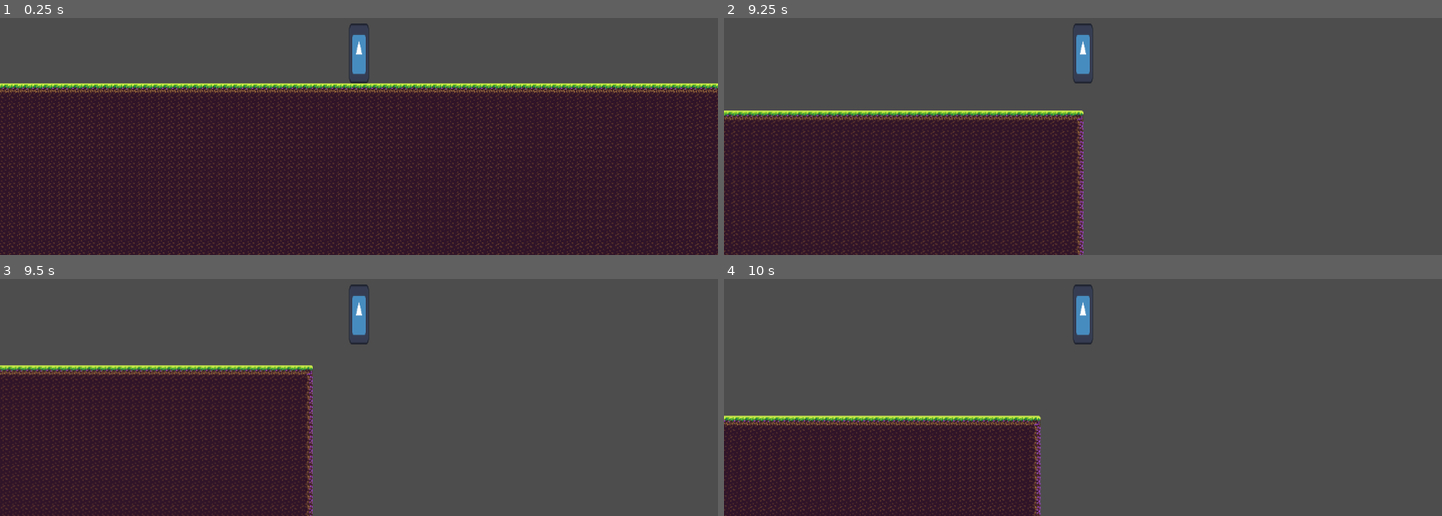
Above: before the commit, frames 1-4 (two rows, left to right).
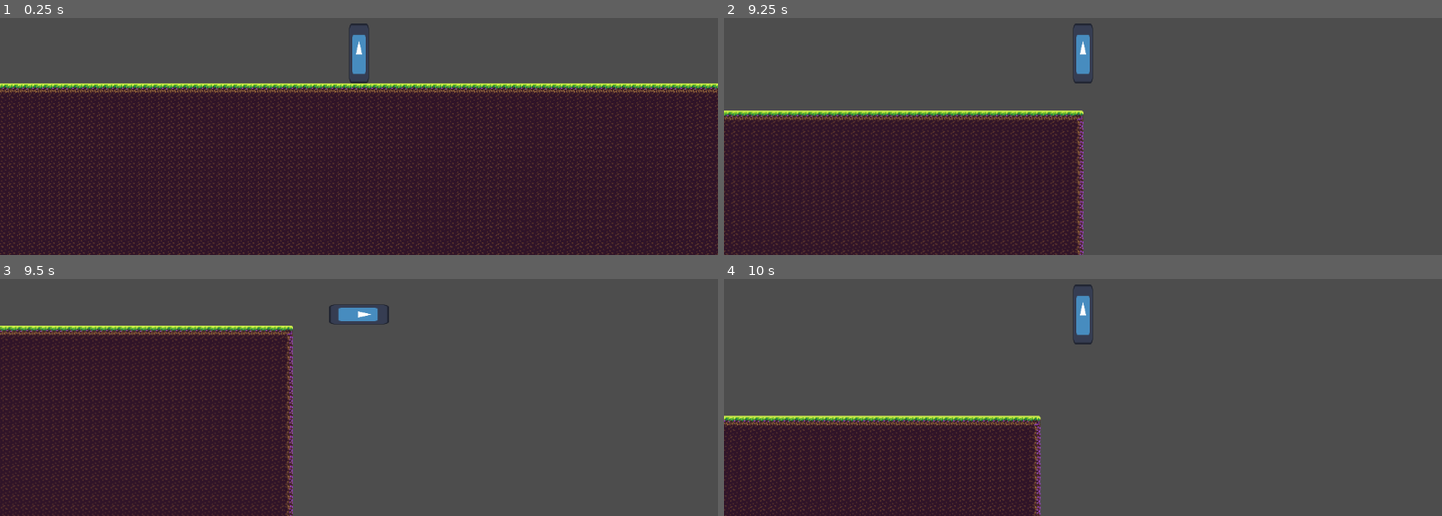
Above: after the commit, the same moments.

Repository: EamonnER/TerraWorlds
Game: Godot game, scene res://game.tscn
Two runs of this game, one before a commit and one after it. Both use one fixed random seed, a clock stepped at 60 frames per second and the inputs below. The engine's default icon, where the game draws it, is replaced by a stand-in: a white triangle on a blue panel in a dark square.
Inputs:
- Up to frame 1 (0.25 s): no input
- Up to frame 2 (9.25 s): tap Enter at 0.5 s; hold D (game_right) 0.53-2.03 s; tap Space (game_jump) at 0.77, 1.52, 3.02, 3.77, 4.52, 6.02, 6.77, 7.52, 9.02 s; hold A (game_left) 2.03-2.78 s; hold D (game_right) 2.78-4.28 s; hold A (game_left) 4.28-5.03 s; hold D (game_right) 5.03-5.78 s; hold A (game_left) 5.78-7.28 s; hold D (game_right) from 7.28 s (still down)
- Up to frame 3 (9.5 s): keep holding D (game_right)
- Up to frame 4 (10 s): release D (game_right) at 9.53 s; hold A (game_left) from 9.53 s (still down); tap Space (game_jump) at 9.77 s

Frames 1-2 are identical in both runs. In frame 3, 11% of the frame differs, in the area x 0-55%, y 2-100%; in frame 4, nothing differs.

Commit message:
Added player rotation

Diff:
--- a/scripts/Player.gd
+++ b/scripts/Player.gd
@@ -2,9 +2,9 @@
 
 
 const SPEED = 300.0
-const ACCELERATION = 5000
-const DECELERATION = 800
-const TERMINAL_VELOCITY = 5000
+const ACCELERATION = 5000.0
+const DECELERATION = 800.0
+const TERMINAL_VELOCITY = 5000.0
 const JUMP_VELOCITY = 300.0
 
 var world: Node2D
@@ -13,7 +13,6 @@
 var gravity = ProjectSettings.get_setting("physics/2d/default_gravity")
 
 func update_up_direction():
-
 	var coords: Vector2 = self.global_position
 	# If in right side of map
 	if coords.x > 0:
@@ -101,14 +100,30 @@
 	var magnitude_as_vector = relative_direction * magnitude
 	velocity += magnitude_as_vector
 
+func rotate_player(delta):
+	if up_direction == Vector2.UP:
+		# rotation = rotate_toward(rotation, 0, ROTATION_SPEED*delta)
+		rotation = 0
+	elif up_direction == Vector2.LEFT:
+		rotation = 3*PI/2
+		#rotation = rotate_toward(rotation, 3*PI/2, ROTATION_SPEED*delta)
+	elif up_direction == Vector2.DOWN:
+		rotation = PI
+		#rotation = rotate_toward(rotation, PI, ROTATION_SPEED*delta)
+	else:  # Right
+		rotation = PI/2
+		#rotation = rotate_toward(rotation, PI/2, ROTATION_SPEED*delta)
+
 func _physics_process(delta):
+	var previous_up_direction = up_direction
 	update_up_direction()
+	if previous_up_direction != up_direction:
+		rotate_player(delta)
 
 	# Add gravity to the velocity if the body is not on the floor.
 	if not is_on_floor():
 		var down_velocity = gravity*delta
 		add_velocity(Vector2.DOWN, down_velocity)
-
 
 	# Handle jump.
 	if Input.is_action_just_pressed("game_jump") and is_on_floor():
